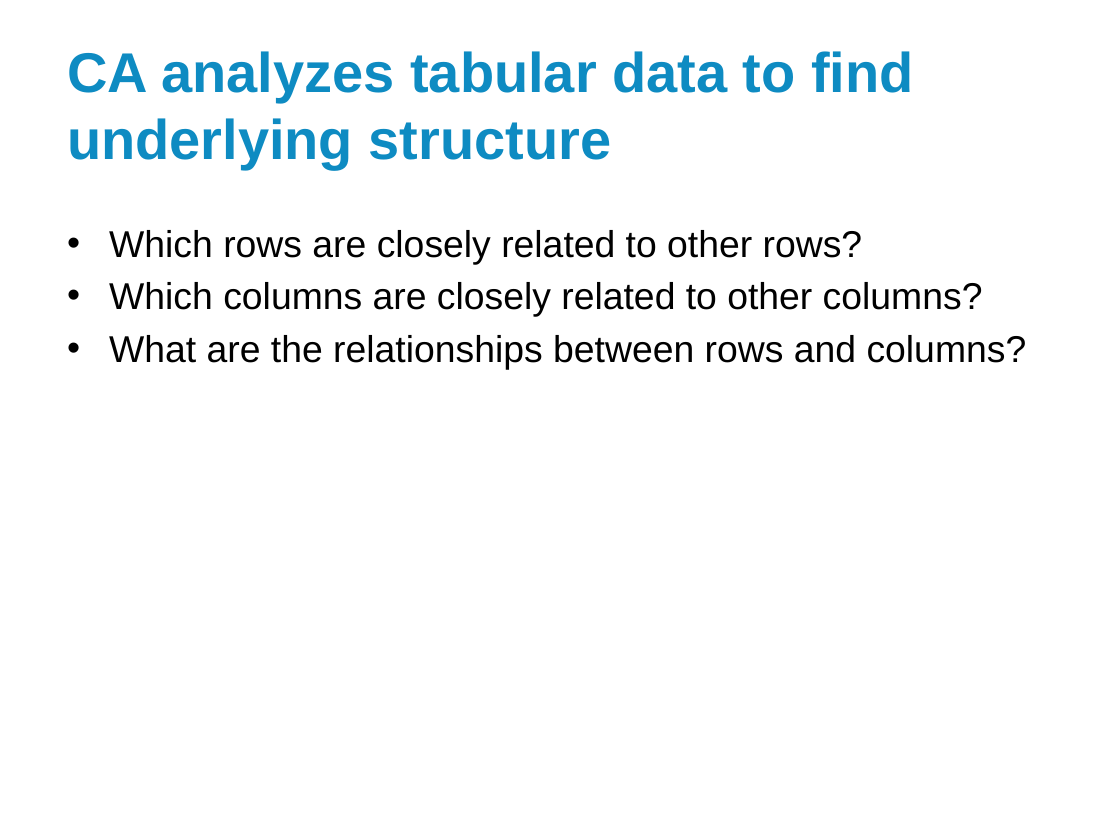
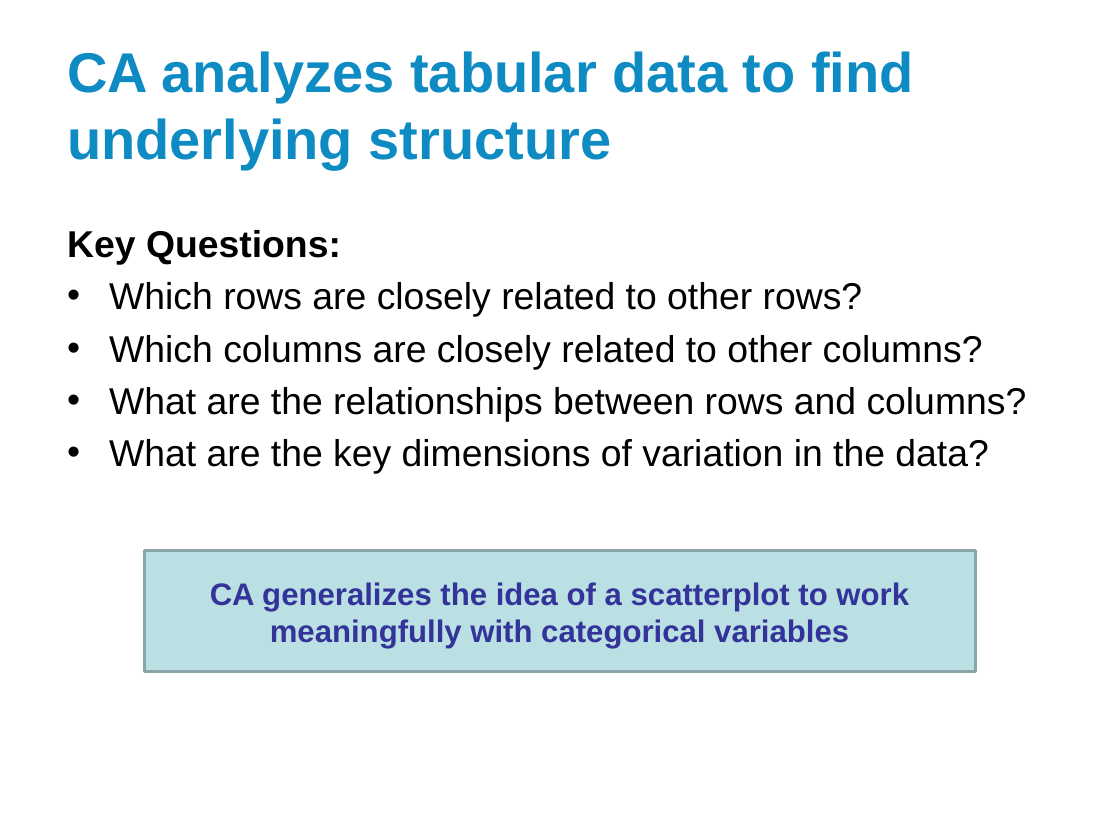
Before and after one commit to nayefahmad/2017.09.21-Exploring-correspondence-analysis, a slide deck: slide 4 of results/2017-09-22_Correspondence-analysis-for-nursing-unit-similarity.pptx. Drawn at 1120x840 pixels with LibreOffice and Linux fonts; fonts in the diff are those of the drawing; background and template pictures are left out. Boxes give left, top, right and bottom in pixels: in the first picture for what was removed or moved away, otherwise in the second. Text is boxed around its words. In the diff, an @@ line names an element or a change of style, - is before the commit and + after.

Commit message:
intro to smoke data

```diff
--- a/results/2017-09-22_Correspondence-analysis-for-nursing-unit-similarity.pptx
+++ b/results/2017-09-22_Correspondence-analysis-for-nursing-unit-similarity.pptx
@@ text at box(67, 230, 341, 265): paragraph added @@
+Key Questions:
@@ text at box(109, 439, 988, 474): paragraph added @@
+• What are the key dimensions of variation in the data?
@@ rectangle added at box(144, 551, 976, 672), fill #BBE0E3, outline #8AA6A8 2 pt, 20 pt, text #333399, bold @@
+CA generalizes the idea of a scatterplot to work meaningfully with categorical variables
```
Also in this commit, not shown: 1 other slide changed, 4 slides added, 4 slides removed.
